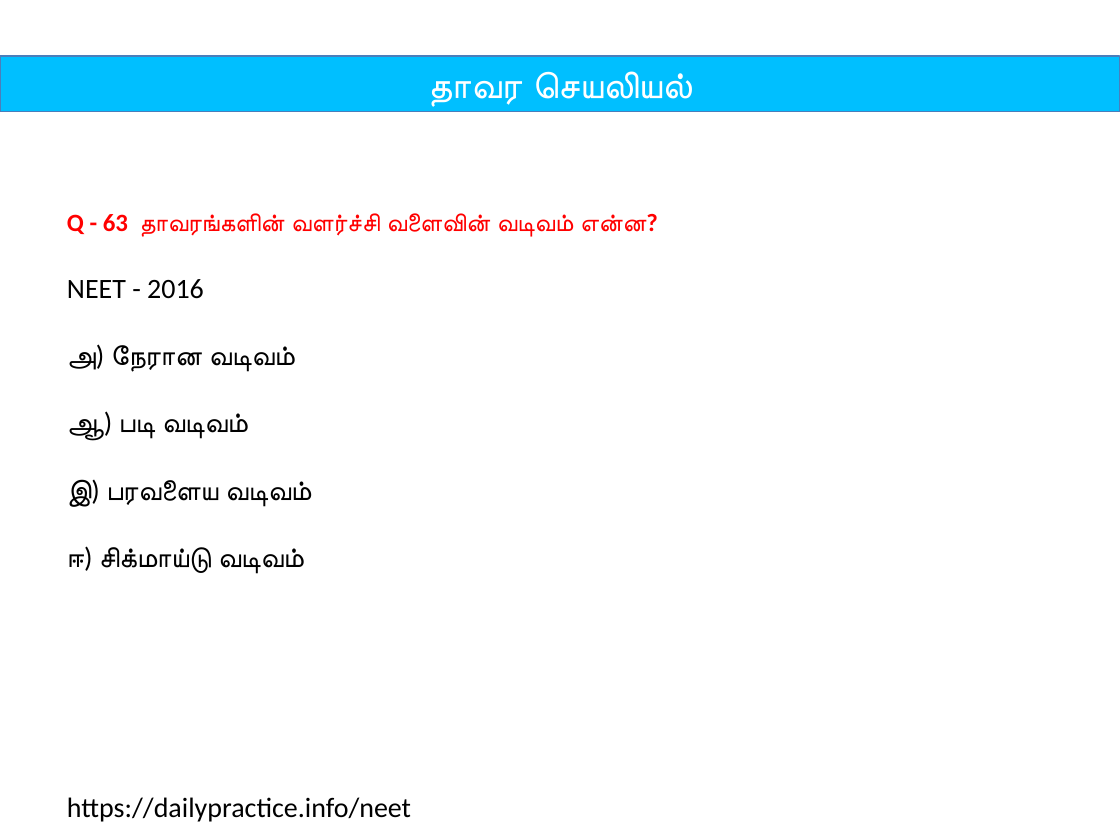
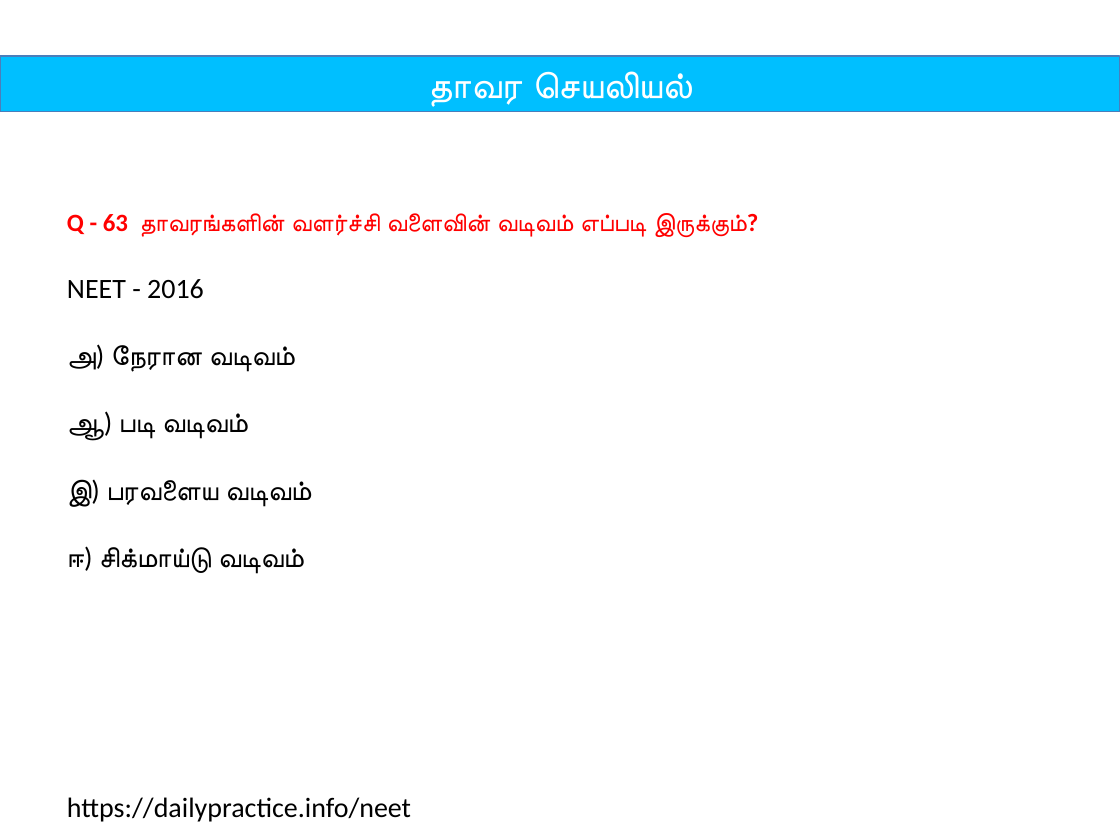
Before and after one commit to tvmani/tvmani.github.io, a slide deck: slide 126 of tamil_biology/unit_05_plant_physiology.pptx. Drawn at 1120x840 pixels with LibreOffice and Linux fonts; fonts in the diff are those of the drawing. Boxes give left, top, right and bottom in pixels: in the first picture for what was removed or moved away, otherwise in the second. Text is boxed around its words. In the diff, an @@ line names an element or a change of style, - is before the commit and + after.

```diff
--- a/tamil_biology/unit_05_plant_physiology.pptx
+++ b/tamil_biology/unit_05_plant_physiology.pptx
@@ text at bbox=[67, 213, 744, 237]: text changed @@
-Q - 63 தாவரங்களின் வளர்ச்சி வளைவின் வடிவம் என்ன?
+Q - 63 தாவரங்களின் வளர்ச்சி வளைவின் வடிவம் எப்படி இருக்கும்?
```
Also in this commit, not shown: 3 other slides changed, 2 other files.
